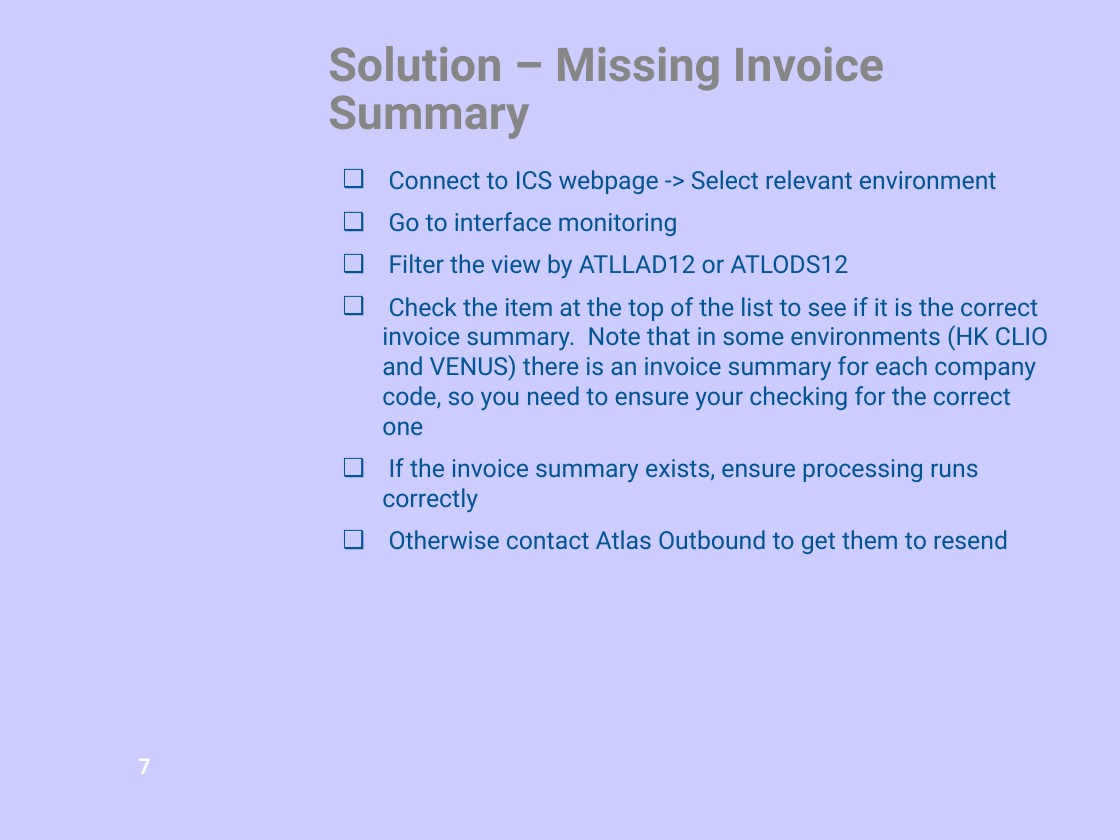
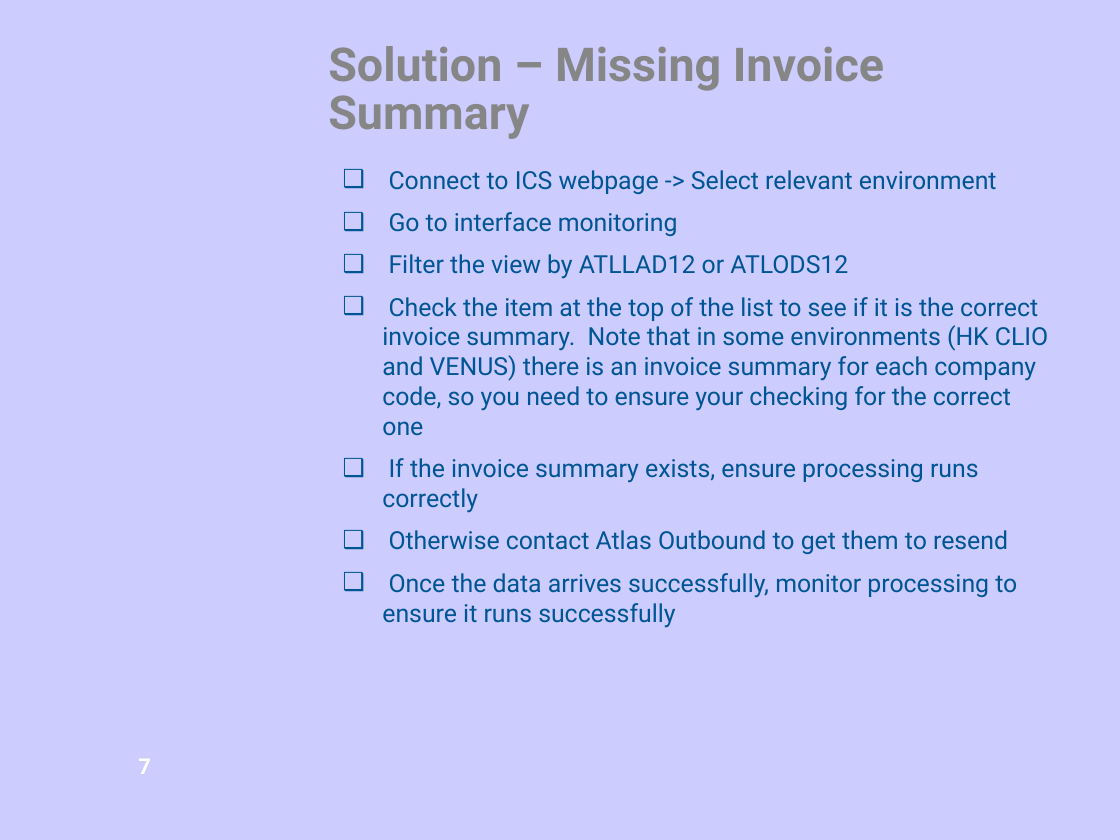
Before and after one commit to pandaasu/ANZregional, a slide deck: slide 7 of DOCUMENTATION/ICS/ON_CALL/Callout_presentation.ppt. Drawn at 1120x840 pixels with LibreOffice and Linux fonts; fonts in the diff are those of the drawing; background and template pictures are left out. Boxes give left, top, right and bottom in pixels: in the first picture for what was removed or moved away, otherwise in the second. Text is boxed around its words. In the diff, an @@ line names an element or a change of style, - is before the commit and + after.

```diff
--- a/DOCUMENTATION/ICS/ON_CALL/Callout_presentation.ppt
+++ b/DOCUMENTATION/ICS/ON_CALL/Callout_presentation.ppt
@@ text at bbox=[382, 573, 1017, 628]: paragraph added @@
+❑ Once the data arrives successfully, monitor processing to ensure it runs successfully
```
Also in this commit, not shown: 3 other slides changed, 8 slides added.
